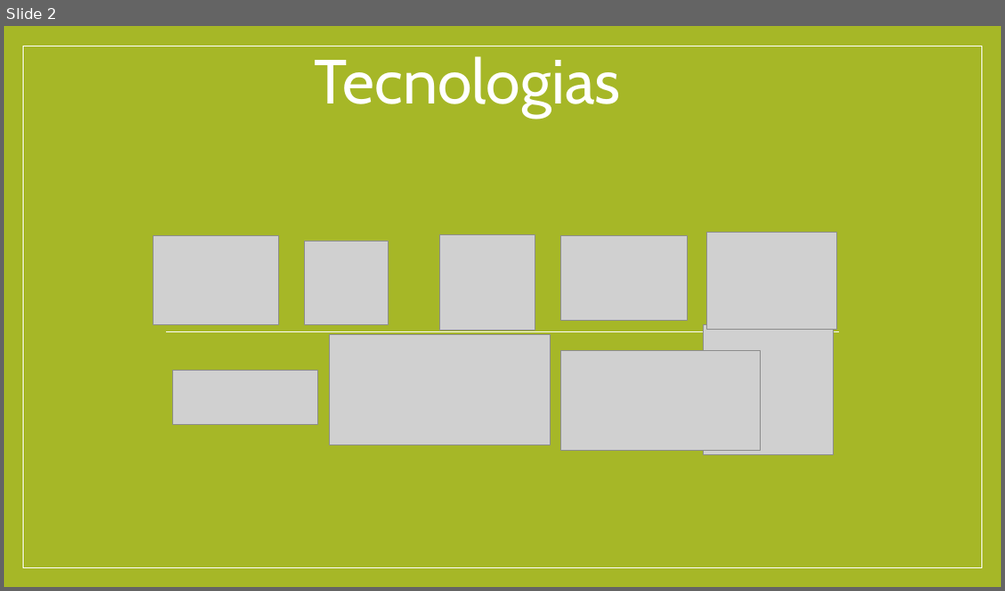
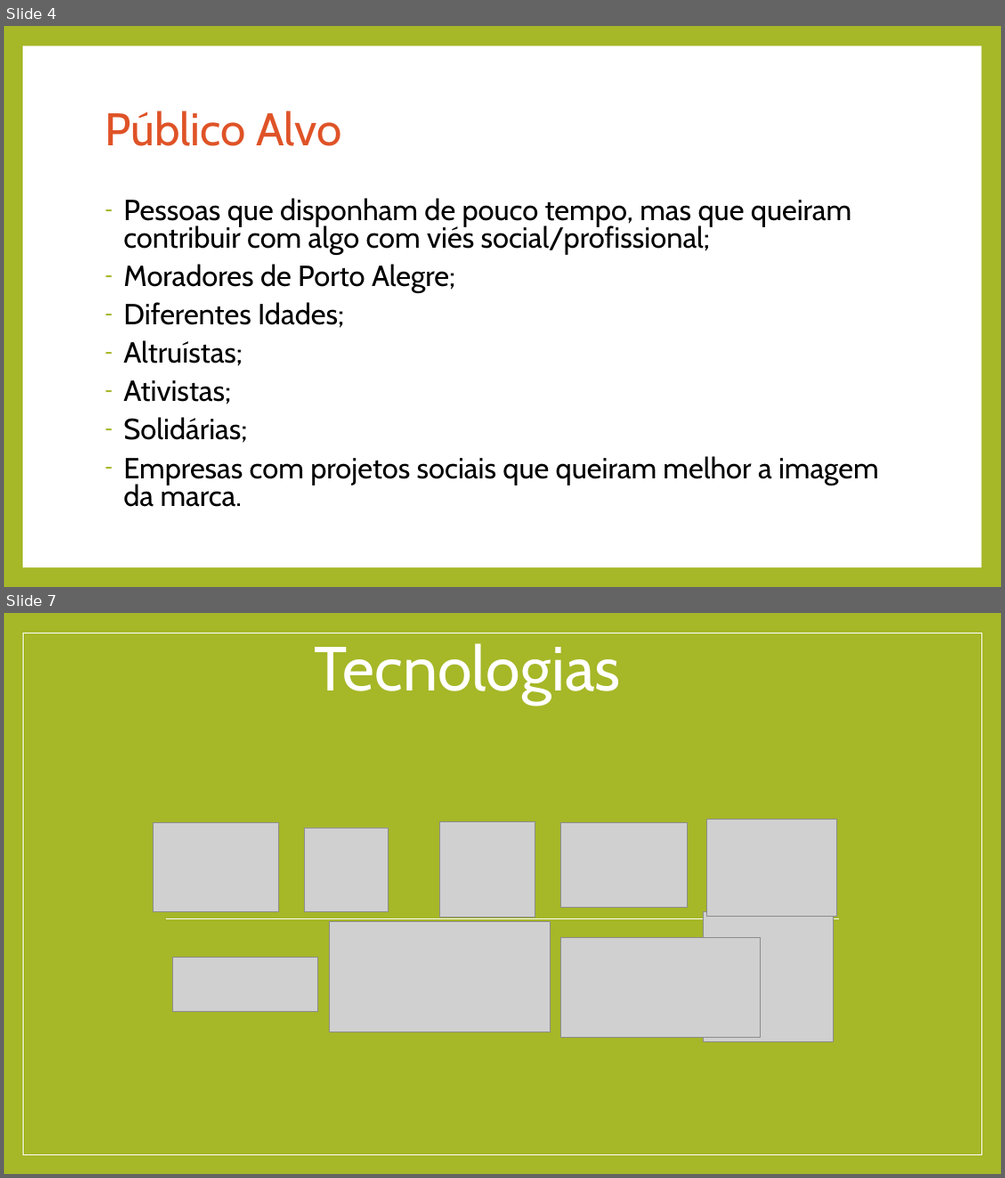
Before and after one commit to MateusPasqualini/Cardume, a slide deck: docsGerais/tec.pptx. Shown one above the other, each under a label of ours: slide 2 before the commit, slides 4 and 7 after it; the slides between them are not shown. The pictures are 1005x591 and 1005x1178 pixels, drawn with LibreOffice and Linux fonts; fonts in the diff are those of the drawing; grey boxes stand for pictures. Boxes give left, top, right and bottom in pixels: in the first picture for what was removed or moved away, otherwise in the second. Text is boxed around its words. In the diff, an @@ line names an element or a change of style, - is before the commit and + after.

```diff
--- a/docsGerais/tec.pptx
+++ b/docsGerais/tec.pptx
@@ slide 4 added at [4, 26, 1001, 587], background #A6B727 @@
@@ rectangle added at [23, 46, 981, 567], fill #FFFFFF @@
@@ title added at [105, 111, 342, 146], 44 pt, text #DF5327 @@
+Público Alvo
@@ text added at [123, 198, 879, 507], 28 pt, text #000000 @@
+– Pessoas que disponham de pouco tempo, mas que queiram contribuir com algo com viés social/profissional;
+– Moradores de Porto Alegre;
+– Diferentes Idades;
+– Altruístas;
+– Ativistas;
+– Solidárias;
+– Empresas com projetos sociais que queiram melhor a imagem da marca.
@@ what was slide 2 is now slide 7 @@
```
Also in this commit, not shown: 5 other slides added, 1 slide removed, 8 other files.
